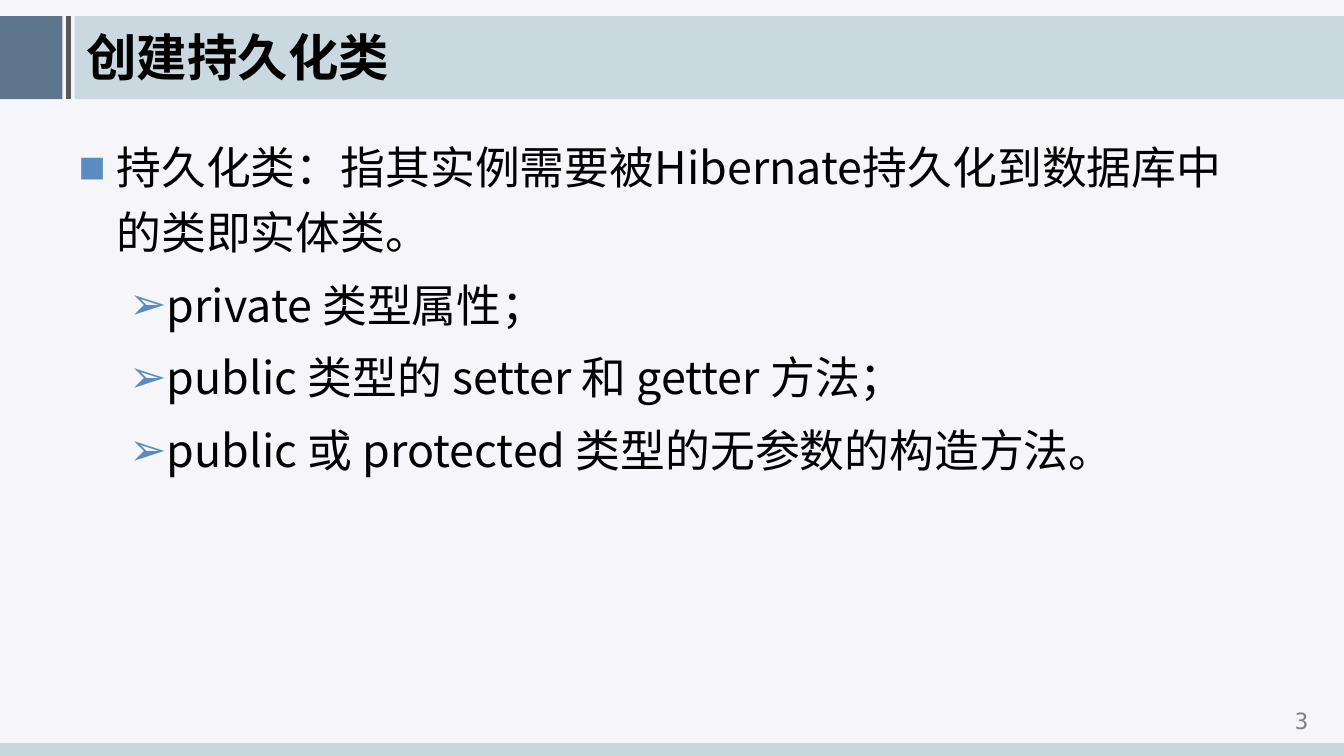
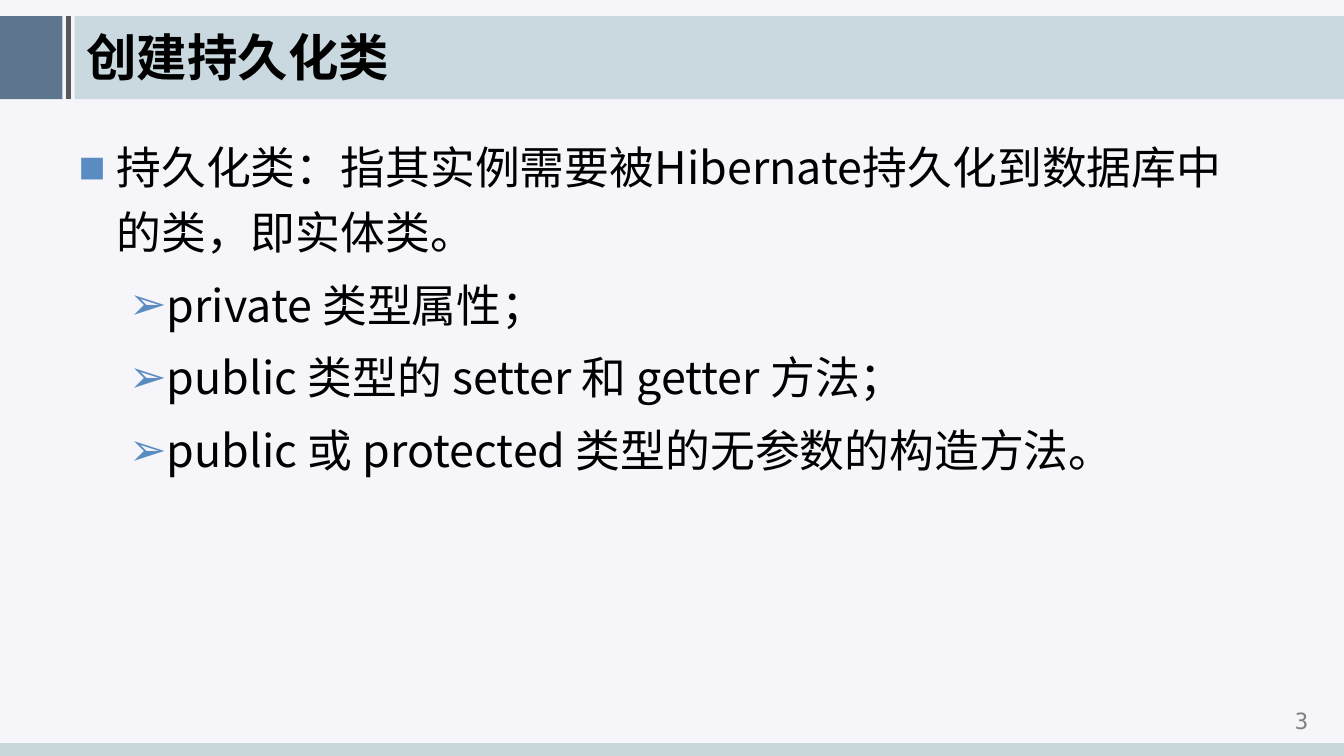
Before and after one commit to edu2act/course-hibernate, a slide deck: slide 4 of meterials/slides/ch02-single-entity-mapping.pptx. Drawn at 1344x756 pixels with LibreOffice and Linux fonts; fonts in the diff are those of the drawing; background and template pictures are left out. Boxes give left, top, right and bottom in pixels: in the first picture for what was removed or moved away, otherwise in the second. Text is boxed around its words. In the diff, an @@ line names an element or a change of style, - is before the commit and + after.

```diff
--- a/meterials/slides/ch02-single-entity-mapping.pptx
+++ b/meterials/slides/ch02-single-entity-mapping.pptx
@@ text at bbox=[117, 146, 1222, 254]: text changed @@
-■ 持久化类：指其实例需要被Hibernate持久化到数据库中的类即实体类。
+■ 持久化类：指其实例需要被Hibernate持久化到数据库中的类，即实体类。
```
Also in this commit, not shown: 1 other slide changed, 5 other files.
